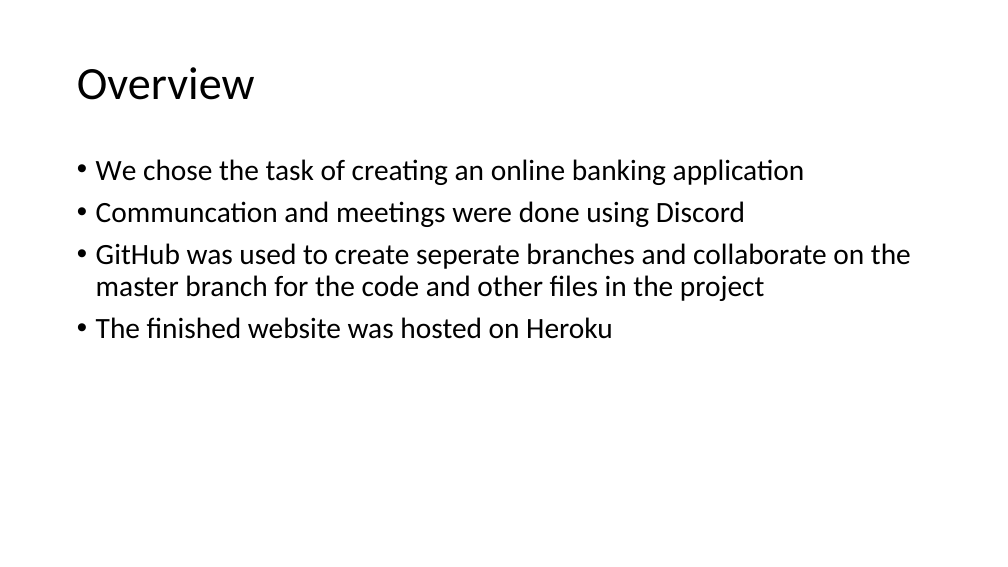
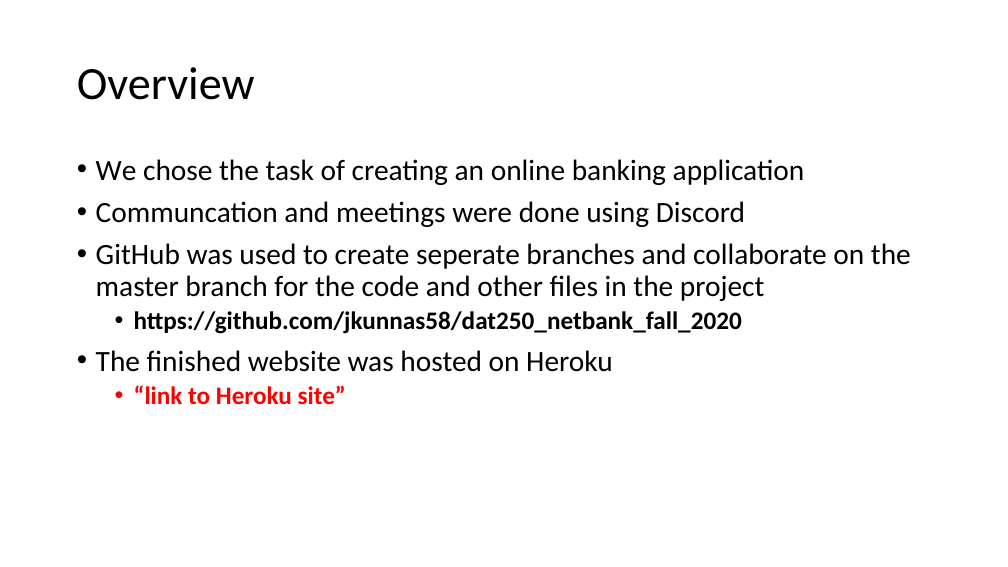
Before and after one commit to jkunnas58/dat250_netbank_fall_2020, a slide deck: slide 3 of Project_report_group_9.pptx. Drawn at 1008x567 pixels with LibreOffice and Linux fonts; fonts in the diff are those of the drawing. Boxes give left, top, right and bottom in pixels: in the first picture for what was removed or moved away, otherwise in the second. Text is boxed around its words. In the diff, an @@ line names an element or a change of style, - is before the commit and + after.

```diff
--- a/Project_report_group_9.pptx
+++ b/Project_report_group_9.pptx
@@ text at (134,311,742,334): paragraph added @@
+  • https://github.com/jkunnas58/dat250_netbank_fall_2020
@@ text at (134,385,346,405): paragraph added @@
+  • “link to Heroku site”
```
Also in this commit, not shown: 9 other slides changed, 2 slides added, 1 slide removed, 1 other file.
